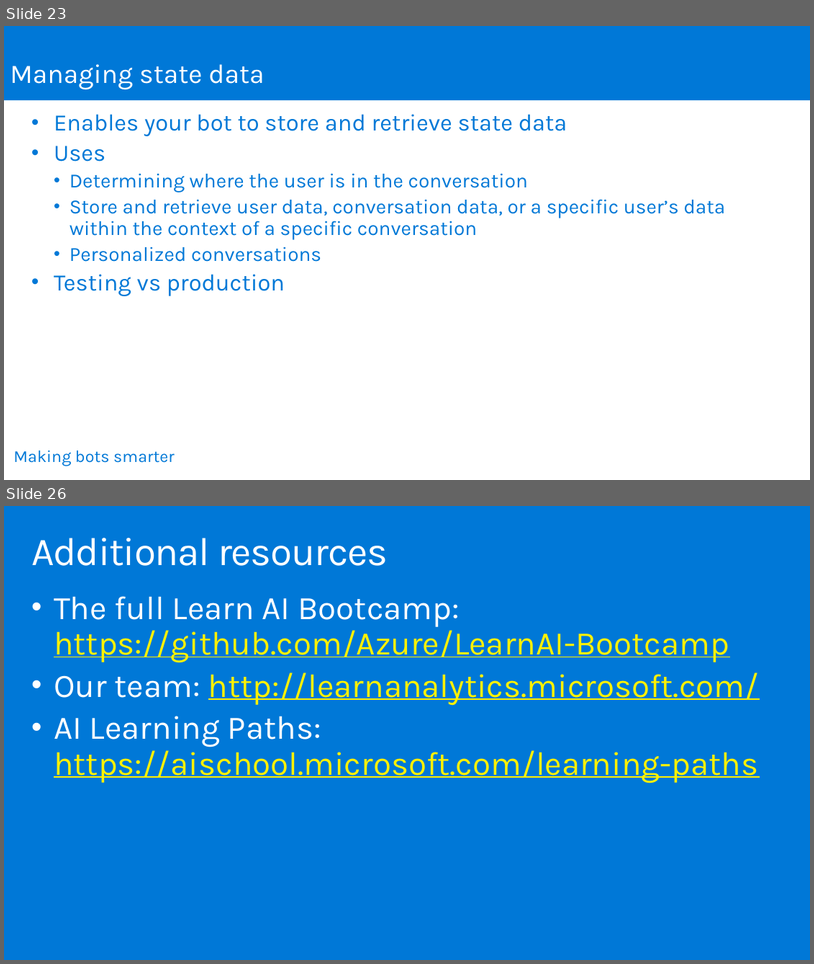
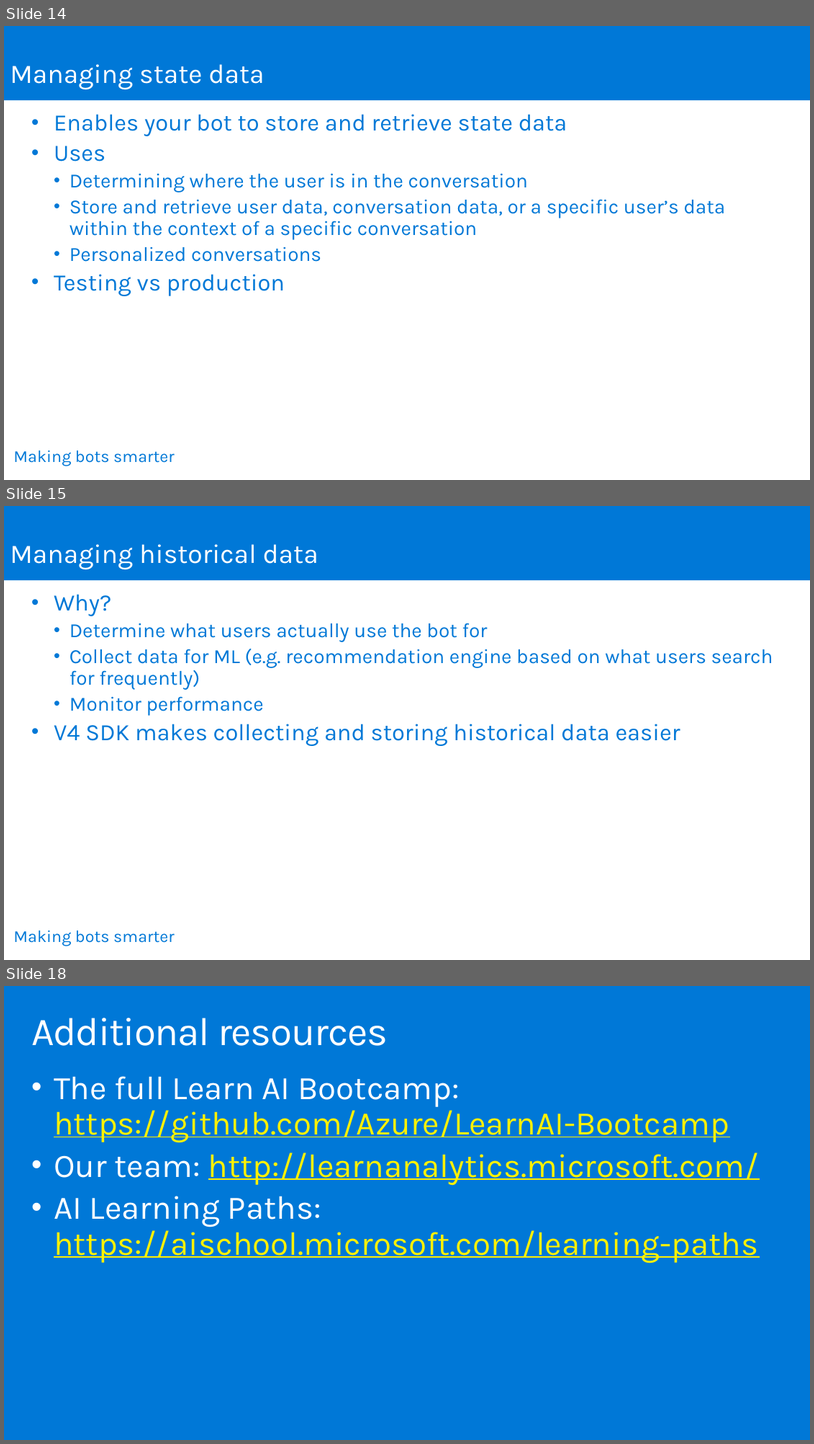
Before and after one commit to joeax/LearnAI-DesigningandArchitectingIntelligentAgents, a slide deck: 05-cognitive_services/resources/slides/IntelligentAgent_05_CognitiveServices_Instructor.pptx. Shown one above the other, each under a label of ours: slides 23 and 26 before the commit, slides 14, 15 and 18 after it; the slides between them are not shown. The pictures are 814x964 and 814x1444 pixels, drawn with LibreOffice and Linux fonts; fonts in the diff are those of the drawing; background and template pictures are left out. Boxes give left, top, right and bottom in pixels: in the first picture for what was removed or moved away, otherwise in the second. Text is boxed around its words. In the diff, an @@ line names an element or a change of style, - is before the commit and + after.

```diff
--- a/05-cognitive_services/resources/slides/IntelligentAgent_05_CognitiveServices_Instructor.pptx
+++ b/05-cognitive_services/resources/slides/IntelligentAgent_05_CognitiveServices_Instructor.pptx
@@ slide 15 added at (4, 506, 810, 960), background #FFFFFF @@
@@ rectangle added at (4, 506, 810, 580), fill #0078D7, 32 pt, text #FFFFFF @@
+Managing historical data
@@ text added at (54, 594, 774, 746), 24 pt, text #0078D7 @@
+• Why?
+  • Determine what users actually use the bot for
+  • Collect data for ML (e.g. recommendation engine based on what users search for frequently)
+  • Monitor performance
+• V4 SDK makes collecting and storing historical data easier
@@ text added at (13, 930, 175, 945), 20 pt, text #0078D7 @@
+Making bots smarter
@@ what was slide 23 is now slide 14 @@
@@ what was slide 26 is now slide 18 @@
```
Also in this commit, not shown: 9 slides changed, 9 slides removed, 2 other files.
